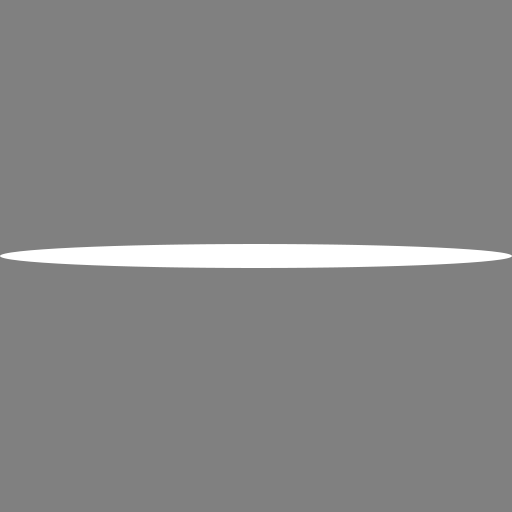
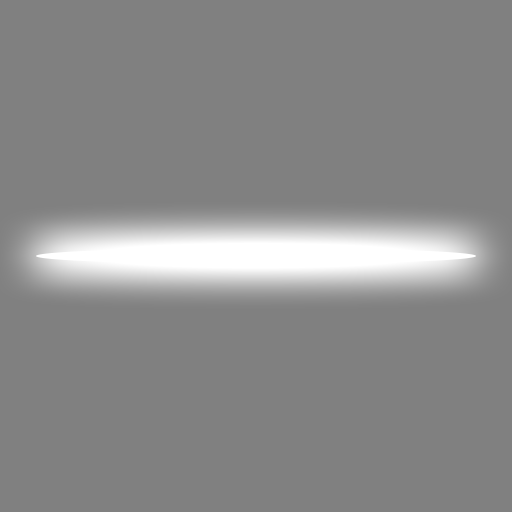
Layer changes from the first 512 x 512 image to the second:
hid "FOREGROUND" (1st of 3, in "HOLD GLOW"), painted on it over box(0, 244, 512, 268)
showed "BACKGROUND" (1st of 5, in "HOLD GLOW"), painted on it over box(36, 248, 476, 264)
